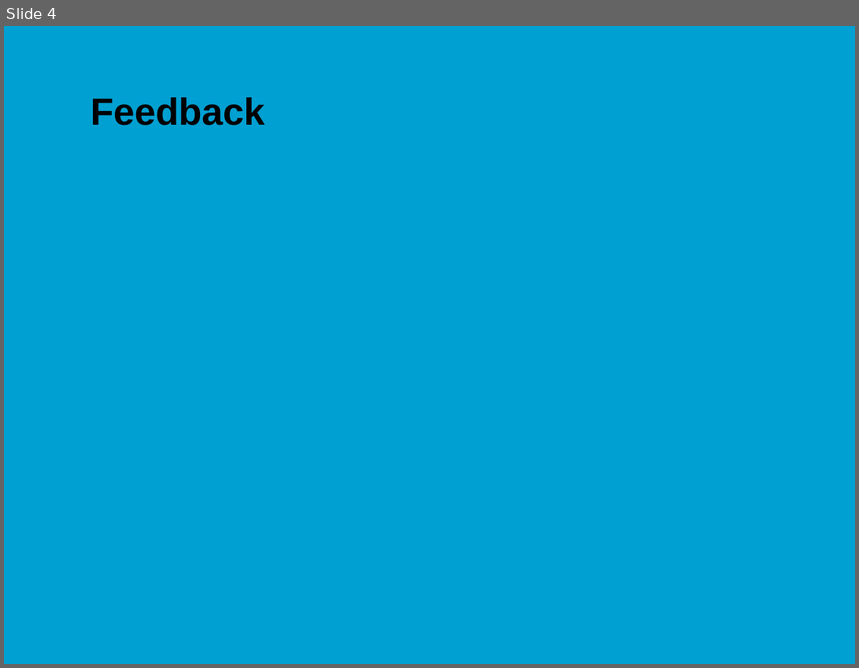
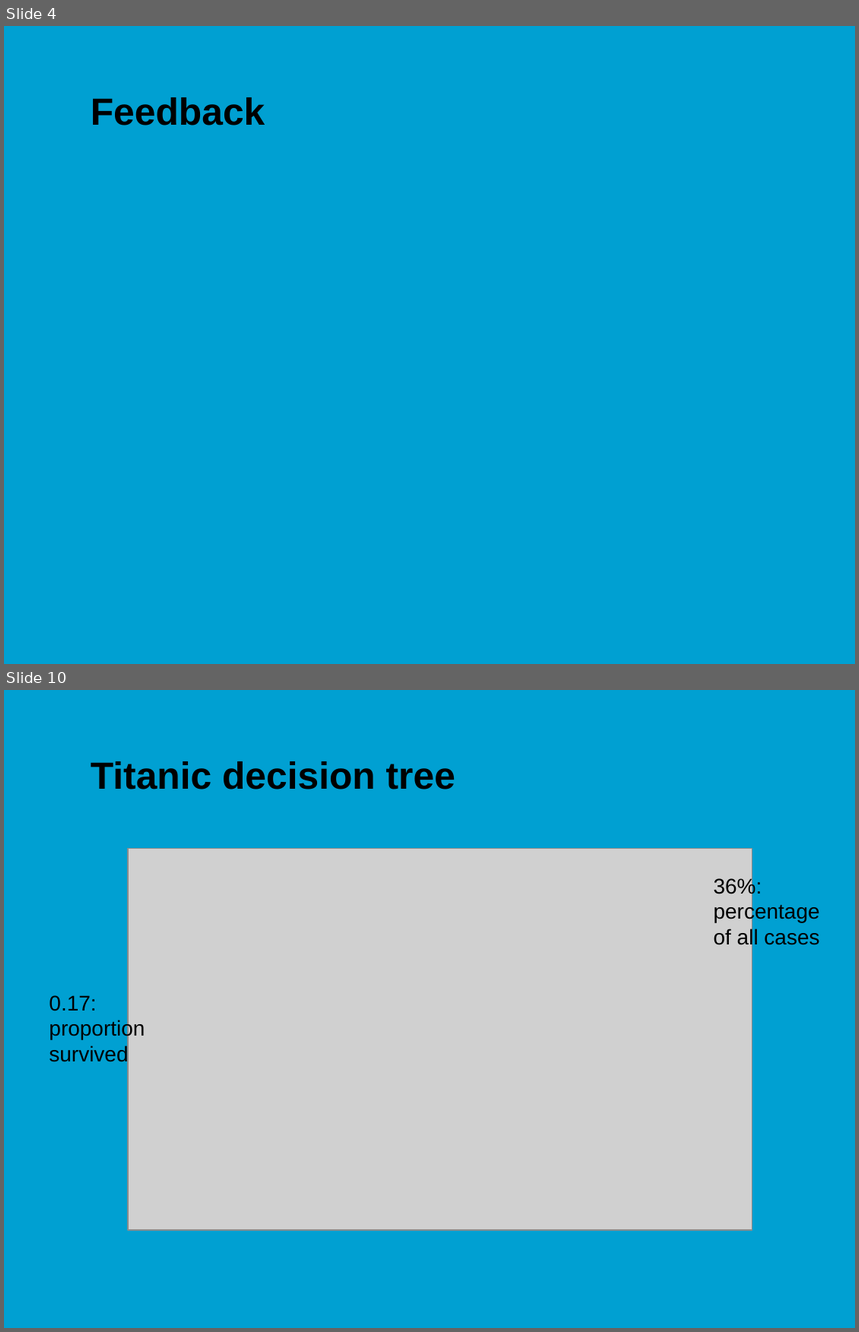
Before and after one commit to jonasmoons/data-driven-learning, a slide deck: slides/ddl-w6l2.pptx. Shown one above the other, each under a label of ours: slide 4 before the commit, slides 4 and 10 after it; the slides between them are not shown. The pictures are 859x668 and 859x1332 pixels, drawn with LibreOffice and Linux fonts; fonts in the diff are those of the drawing; grey boxes stand for pictures; background and template pictures are left out. Boxes give left, top, right and bottom in pixels: in the first picture for what was removed or moved away, otherwise in the second. Text is boxed around its words. In the diff, an @@ line names an element or a change of style, - is before the commit and + after.

```diff
--- a/slides/ddl-w6l2.pptx
+++ b/slides/ddl-w6l2.pptx
@@ slide 10 added at <box>4,690,855,1328</box>, background picture (left out) @@
@@ title added at <box>91,761,455,790</box>, 32 pt, text #000000, bold @@
+Titanic decision tree
@@ picture added at <box>129,848,752,1230</box> @@
@@ text added at <box>714,877,820,948</box>, 18 pt, text #000000 @@
+36%: percentage of all cases
@@ text added at <box>49,996,145,1065</box>, 18 pt, text #000000 @@
+0.17: proportion survived
```
Also in this commit, not shown: 1 slide changed, 16 other slides added, 1 slide removed, 11 other files.
